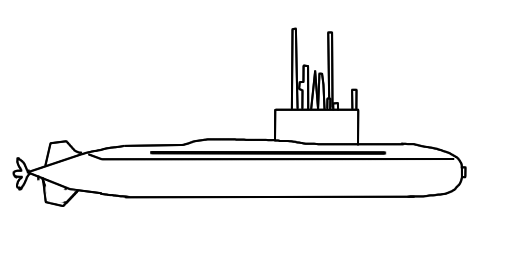
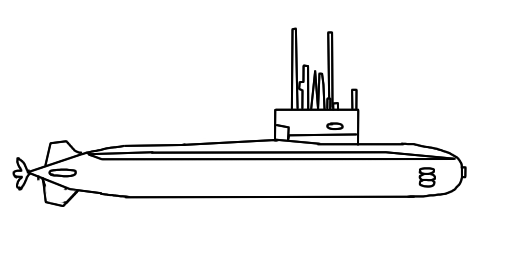
The second 512 x 256 image is a revision of the first. Changes to its layers:
added layer "Layer 7" above "Layer 6" over [418, 167, 436, 188]
painted on "Layer 6" over [48, 122, 456, 178]
